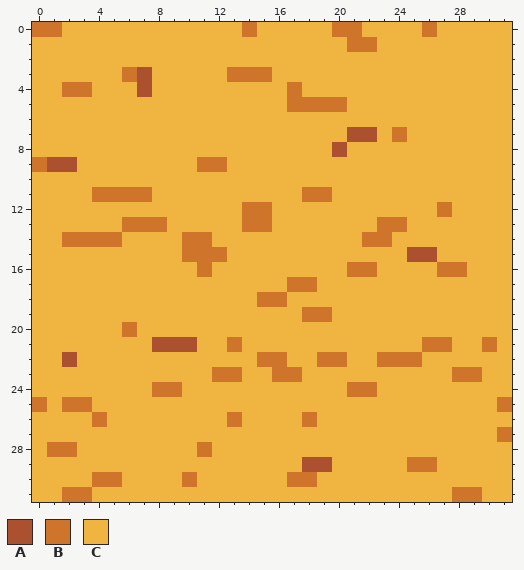
File history of a pixel-art sprite, Assets/Sprites/tex_terrain_4.png. Above is the file before it was changed.
The file is 32x32 pixels.
Palette (. is transparent): A #ab5130  B #cf752b  C #f0b541
After the commit:
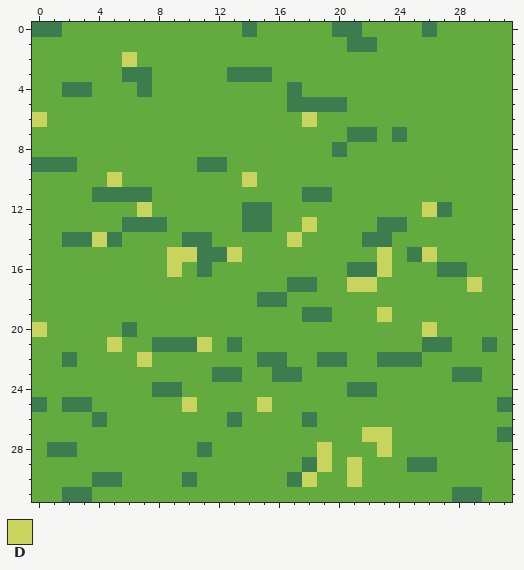
Colours new in this view: D #c8d45d
Edits made:
colour B: #cf752b -> #3b7d4f
colour C: #f0b541 -> #63ab3f
y 2: x 6 C -> D
y 3..4: x 7 A -> B
y 6: x 0 C -> D; x 18 C -> D
y 7: x 21..22 AA -> BB
y 8: x 20 A -> B
y 9: x 1..2 AA -> BB
y 10: x 5 C -> D; x 14 C -> D
y 12: x 7 C -> D; x 26 C -> D
y 13: x 18 C -> D
y 14: x 4 B -> D; x 17 C -> D
y 15: x 9..10 CB -> DD; x 13 C -> D; x 23 C -> D; x 25..26 AA -> BD
y 16: x 9 C -> D; x 23 C -> D
y 17: x 21..22 CC -> DD; x 29 C -> D
y 19: x 23 C -> D
y 20: x 0 C -> D; x 26 C -> D
y 21: x 5 C -> D; x 8..11 AAAC -> BBBD
y 22: x 2 A -> B; x 7 C -> D
y 25: x 10 C -> D; x 15 C -> D
y 27: x 22..23 CC -> DD
y 28: x 19 C -> D; x 23 C -> D
y 29: x 18..19 AA -> BD; x 21 C -> D
y 30: x 18 B -> D; x 21 C -> D
Changed places in both pictures, as pixel boxes (x1, y1, x2, y2):
changed: (32, 22, 512, 502)
